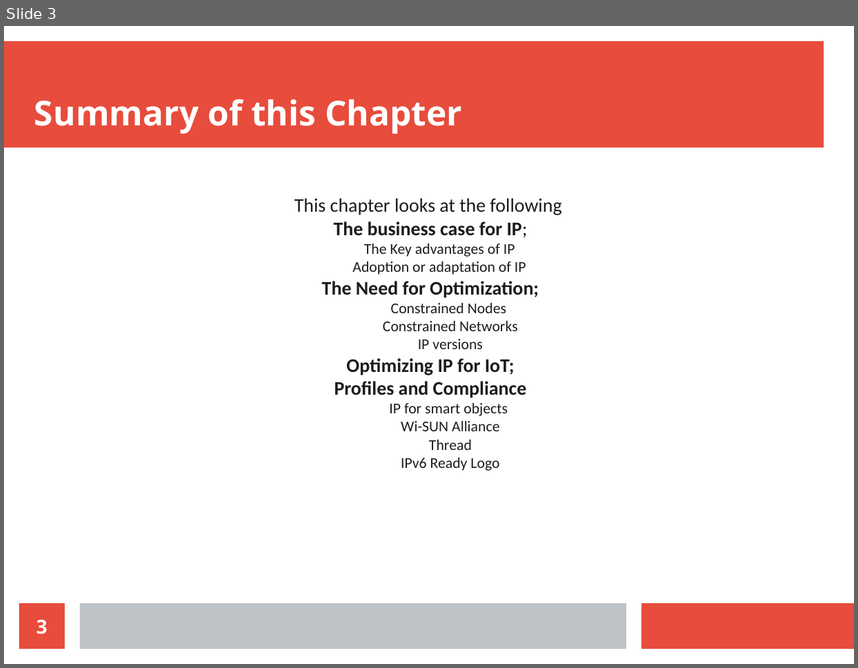
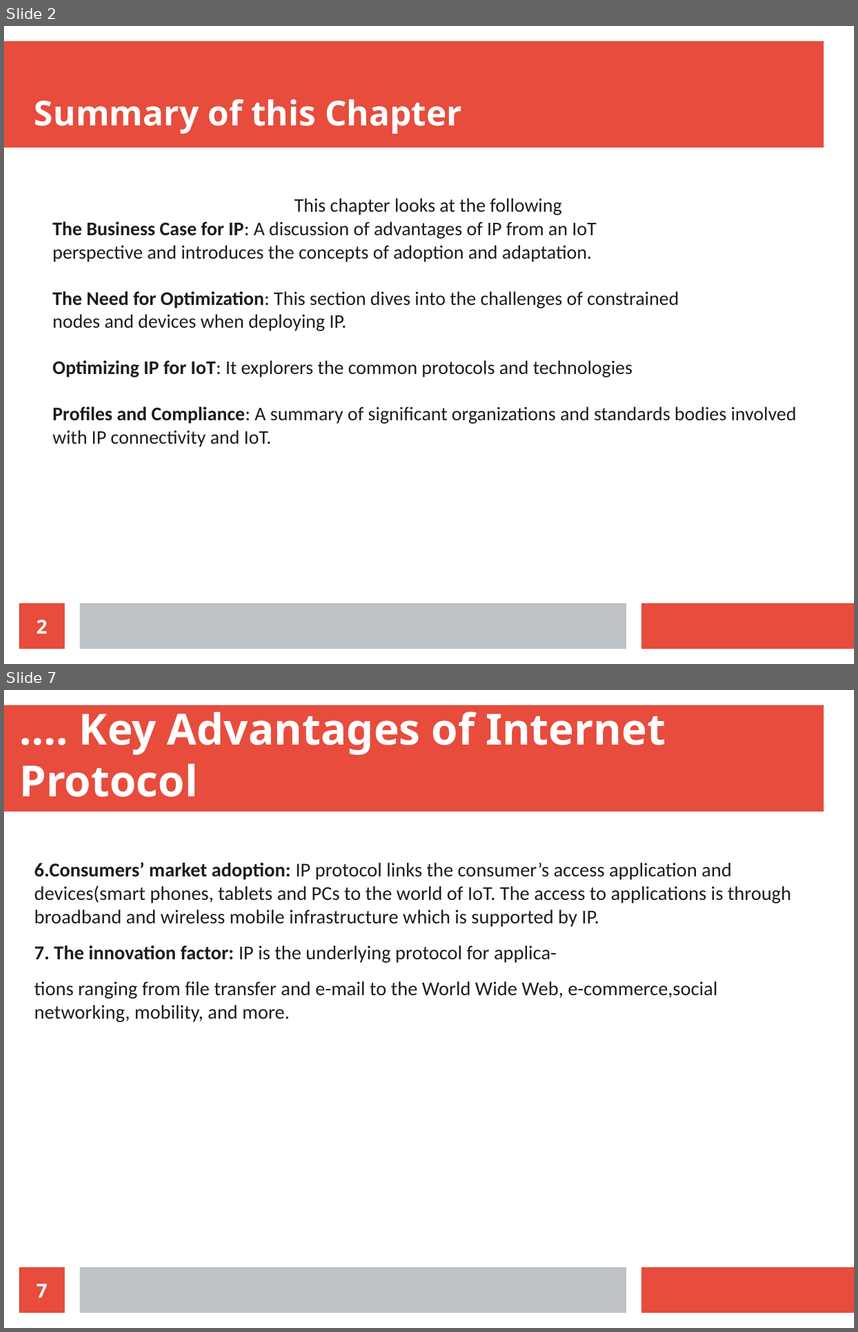
Before and after one commit to Dihfahsih1/Masters-Software-Engineering, a slide deck: yr-sem1/IoT/Chapter-5-slides.odp. Shown one above the other, each under a label of ours: slide 3 before the commit, slides 2 and 7 after it; the slides between them are not shown. The pictures are 858x668 and 858x1332 pixels, drawn with LibreOffice and Linux fonts; fonts in the diff are those of the drawing. Boxes give left, top, right and bottom in pixels: in the first picture for what was removed or moved away, otherwise in the second. Text is boxed around its words. In the diff, an @@ line names an element or a change of style, - is before the commit and + after.

```diff
--- a/yr-sem1/IoT/Chapter-5-slides.odp
+++ b/yr-sem1/IoT/Chapter-5-slides.odp
@@ slide 7 added at [4, 690, 854, 1328], background #FFFFFF; not listed: 3 template elements that a slide beside it also shows @@
@@ text added at [19, 704, 666, 797], 40 pt, text #FFFFFF, bold @@
+…. Key Advantages of Internet Protocol
@@ text added at [34, 862, 791, 1022], 18.3 pt, text #1C1C1C @@
+6.Consumers’ market adoption: IP protocol links the consumer’s access application and devices(smart phones, tablets and PCs to the world of IoT. The access to applications is through broadband and wireless mobile infrastructure which is supported by IP.
+7. The innovation factor: IP is the underlying protocol for applica-
+tions ranging from file transfer and e-mail to the World Wide Web, e-commerce,social networking, mobility, and more.
@@ page number added at [19, 1267, 65, 1312], fill #E74C3C, 18 pt, text #FFFFFF, bold @@
+7
@@ what was slide 3 is now slide 2 @@
@@ slide 2 changed as well @@
@@ subtitle at [52, 221, 797, 447]: text changed; size 14 to 18 pt @@
-The business case for IP;
-  The Key advantages of IP
-  Adoption or adaptation of IP
-The Need for Optimization;
-    Constrained Nodes
-    Constrained Networks
-    IP versions
-Optimizing IP for IoT;
-Profiles and Compliance
-    IP for smart objects
-    Wi-SUN Alliance
-    Thread
-    IPv6 Ready Logo
+The Business Case for IP: A discussion of advantages of IP from an IoT
+perspective and introduces the concepts of adoption and adaptation.
+The Need for Optimization: This section dives into the challenges of constrained
+nodes and devices when deploying IP.
+Optimizing IP for IoT: It explorers the common protocols and technologies
+Profiles and Compliance: A summary of significant organizations and standards bodies involved with IP connectivity and IoT.
@@ page number at [36, 619, 47, 633]: text changed @@
-3
+2
```
Also in this commit, not shown: 1 other slide changed, 36 other slides added, 1 slide removed, 7 other files.
